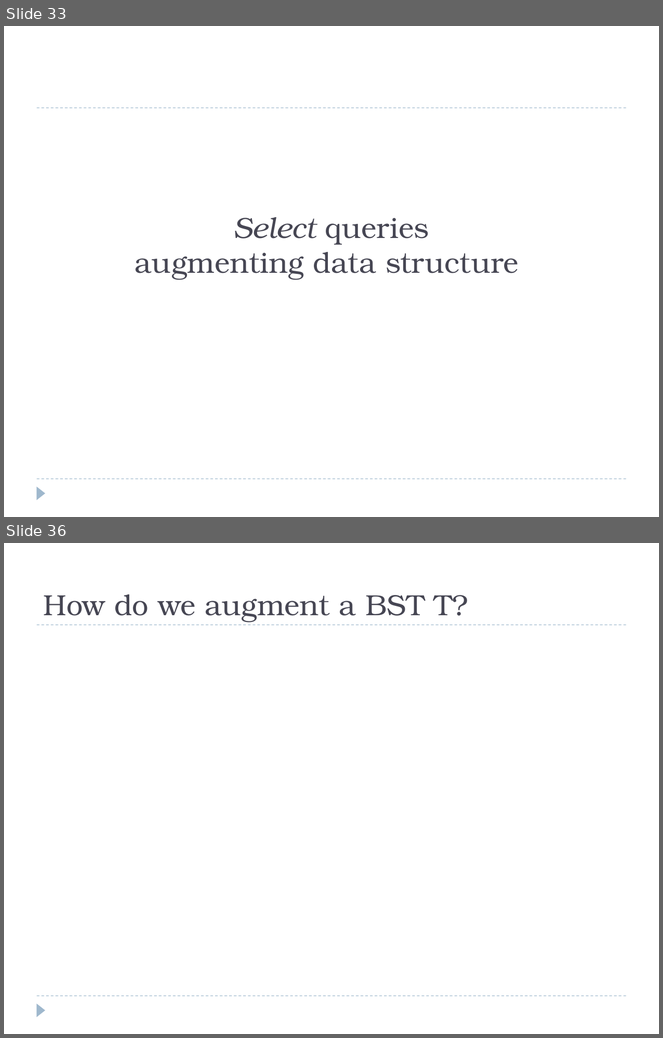
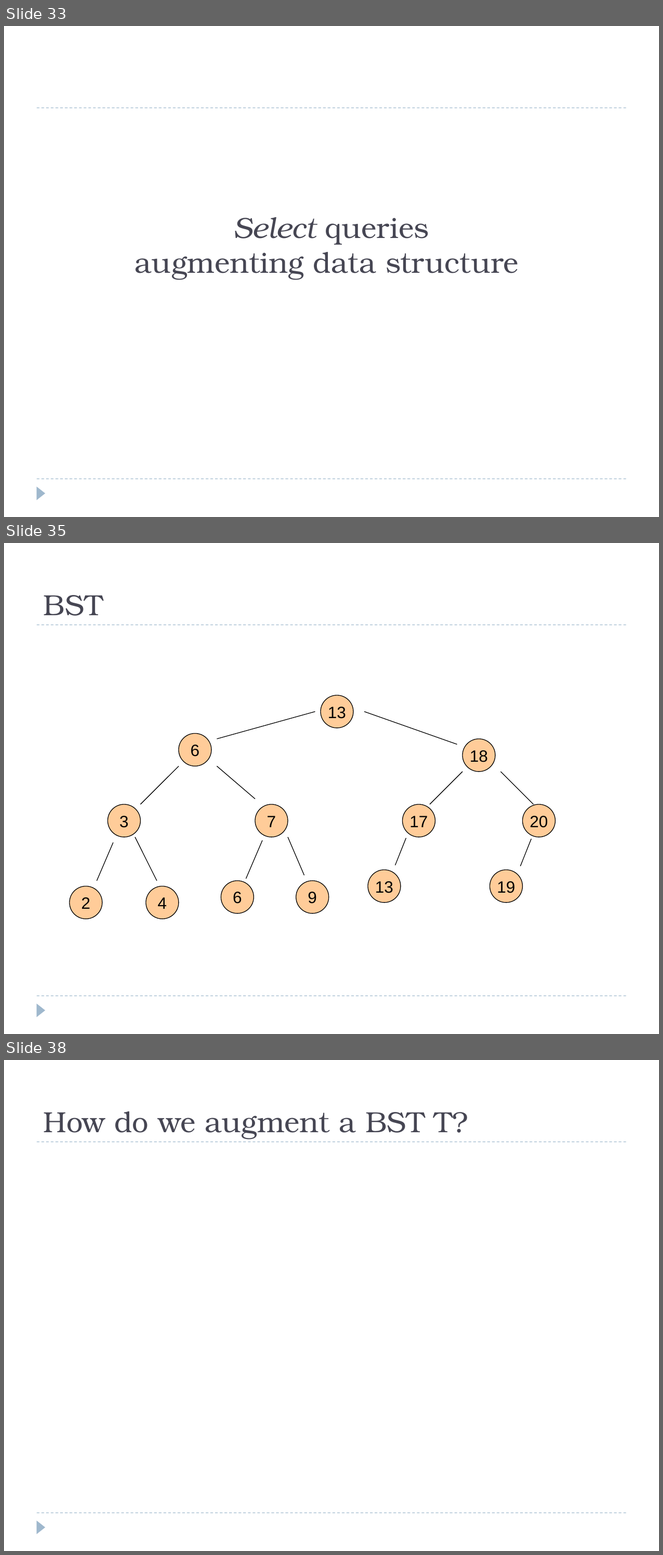
Before and after one commit to eldridgejm/dsc40b-2021-wi-public, a slide deck: published/lectures/08-bst/slides-wang.pptx. Shown one above the other, each under a label of ours: slides 33 and 36 before the commit, slides 33, 35 and 38 after it; the slides between them are not shown. The pictures are 663x1038 and 663x1555 pixels, drawn with LibreOffice and Linux fonts; fonts in the diff are those of the drawing; grey boxes stand for pictures. Boxes give left, top, right and bottom in pixels: in the first picture for what was removed or moved away, otherwise in the second. Text is boxed around its words. In the diff, an @@ line names an element or a change of style, - is before the commit and + after.

```diff
--- a/published/lectures/08-bst/slides-wang.pptx
+++ b/published/lectures/08-bst/slides-wang.pptx
@@ slide 35 added at (4, 543, 659, 1034), background #FFFFFF; not listed: 3 template elements that a slide beside it also shows @@
@@ title added at (44, 595, 103, 616), 32 pt, text #464653 @@
+BST
@@ group added at (70, 696, 556, 919): 11 ellipses, 10 lines @@
+13
+18
+3
+2
+6
+4
+7
+13
+9
+17
+20
@@ line added from (262, 840) to (246, 879), #000000 0.75 pt @@
@@ line added from (531, 839) to (520, 866), #000000 0.75 pt @@
@@ ellipse added at (490, 870, 523, 903), fill #FFCC99, outline #000000 0.75 pt, 18 pt, text #000000 @@
+19
@@ ellipse added at (221, 881, 254, 914), fill #FFCC99, outline #000000 0.75 pt, 18 pt, text #000000 @@
+6
@@ what was slide 36 is now slide 38 @@
```
Also in this commit, not shown: 6 slides changed, 3 other slides added, 4 slides removed, 1 other file.
